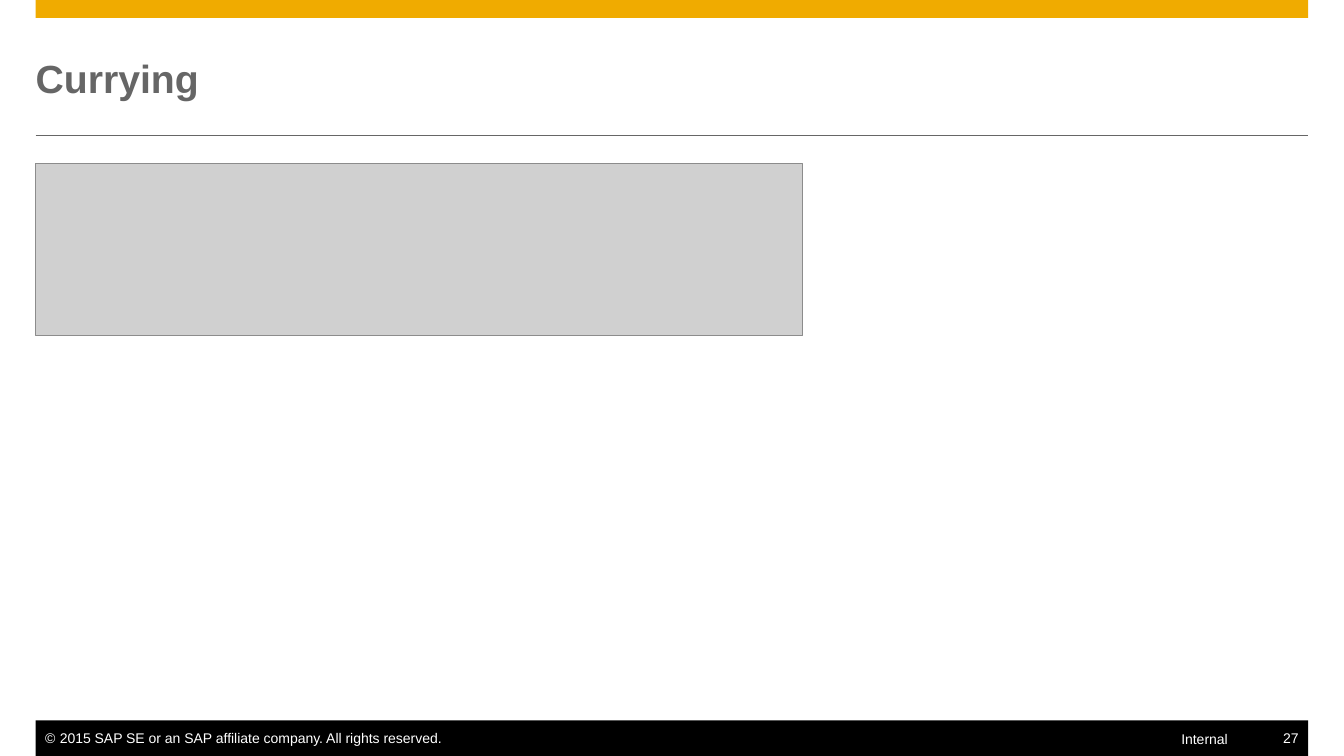
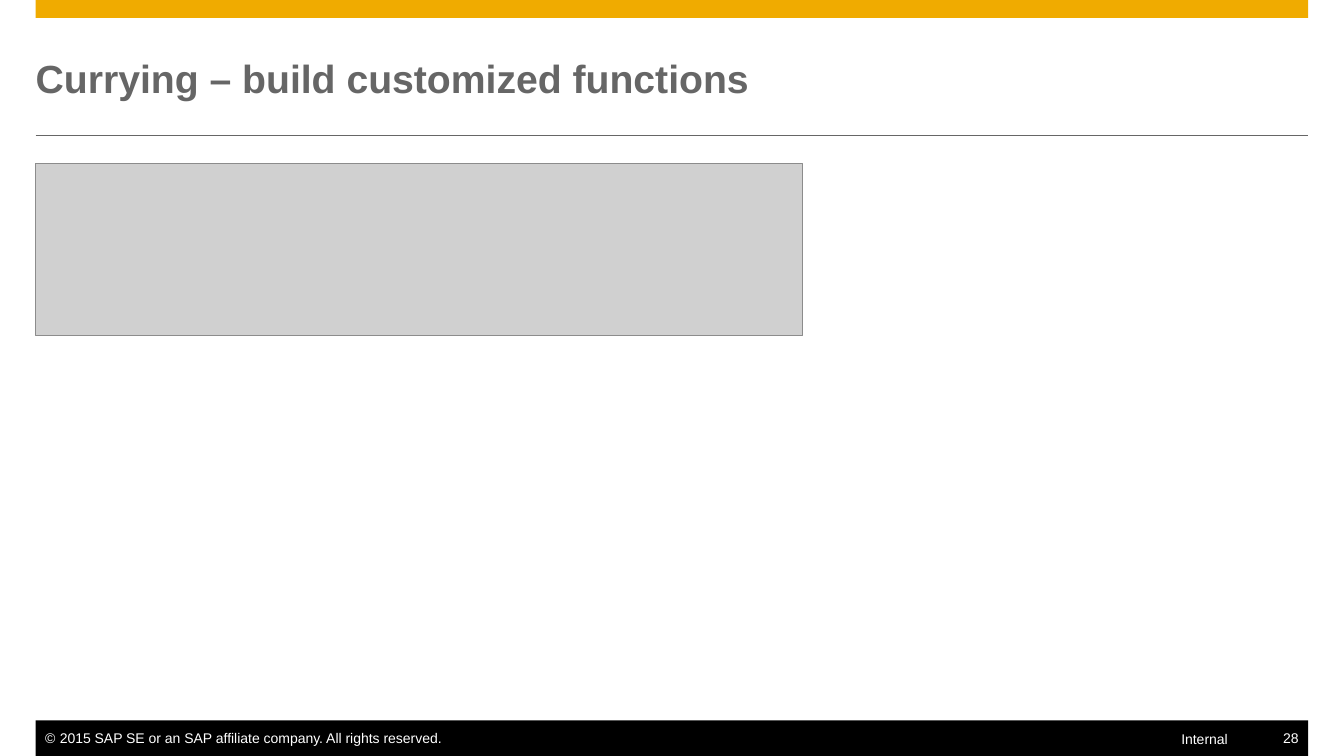
Before and after one commit to mxpang/jerryslide, a slide deck: slide 28 of training/ProgrammingLanguage/001_closure.pptx (slide 27 before the commit). Drawn at 1344x756 pixels with LibreOffice and Linux fonts; fonts in the diff are those of the drawing; grey boxes stand for pictures. Boxes give left, top, right and bottom in pixels: in the first picture for what was removed or moved away, otherwise in the second. Text is boxed around its words. In the diff, an @@ line names an element or a change of style, - is before the commit and + after.

```diff
--- a/training/ProgrammingLanguage/001_closure.pptx
+++ b/training/ProgrammingLanguage/001_closure.pptx
@@ title at (36,64,749,101): text changed @@
-Currying
+Currying – build customized functions
@@ page number at (1283,733,1299,743): text changed @@
-27
+28
```
Also in this commit, not shown: 8 other slides changed, 1 slide added, 2 other files.
